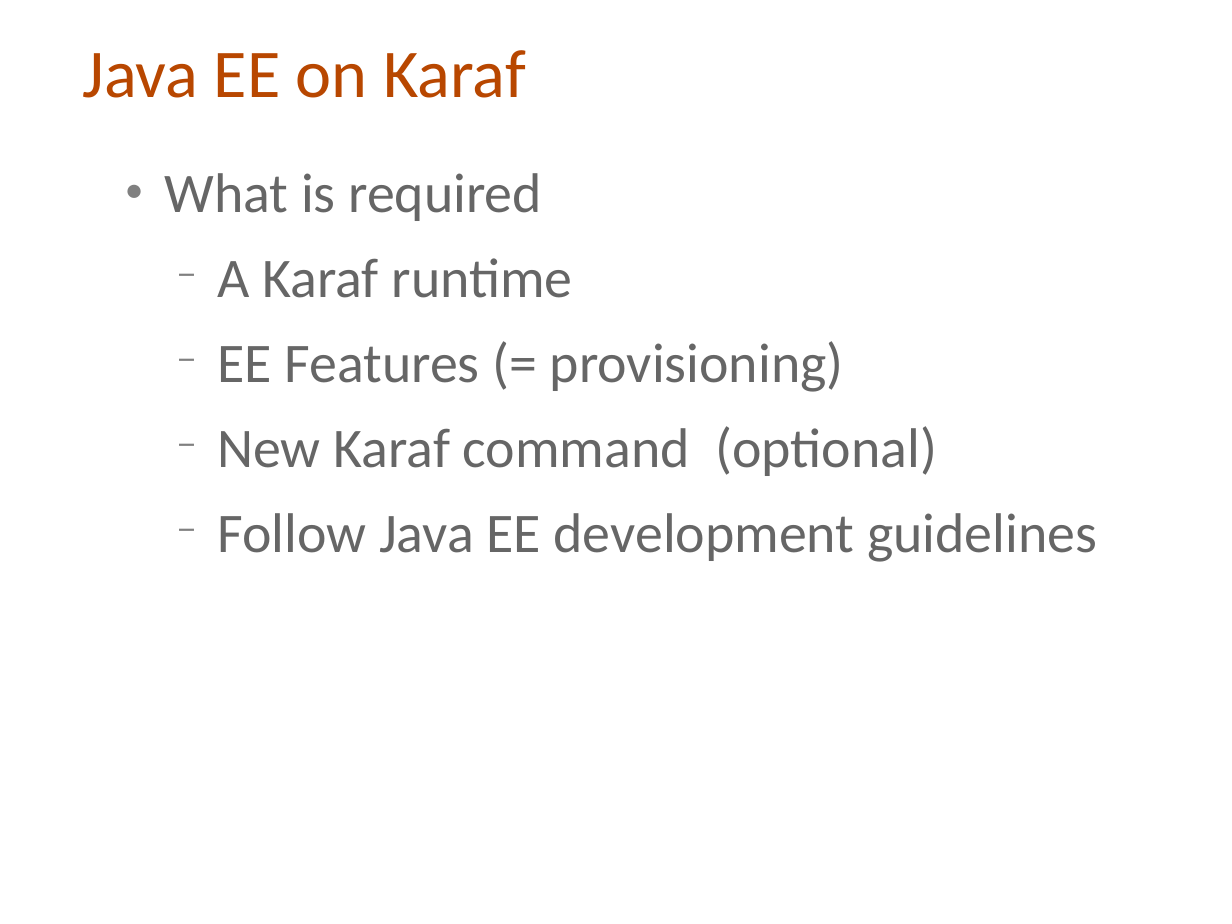
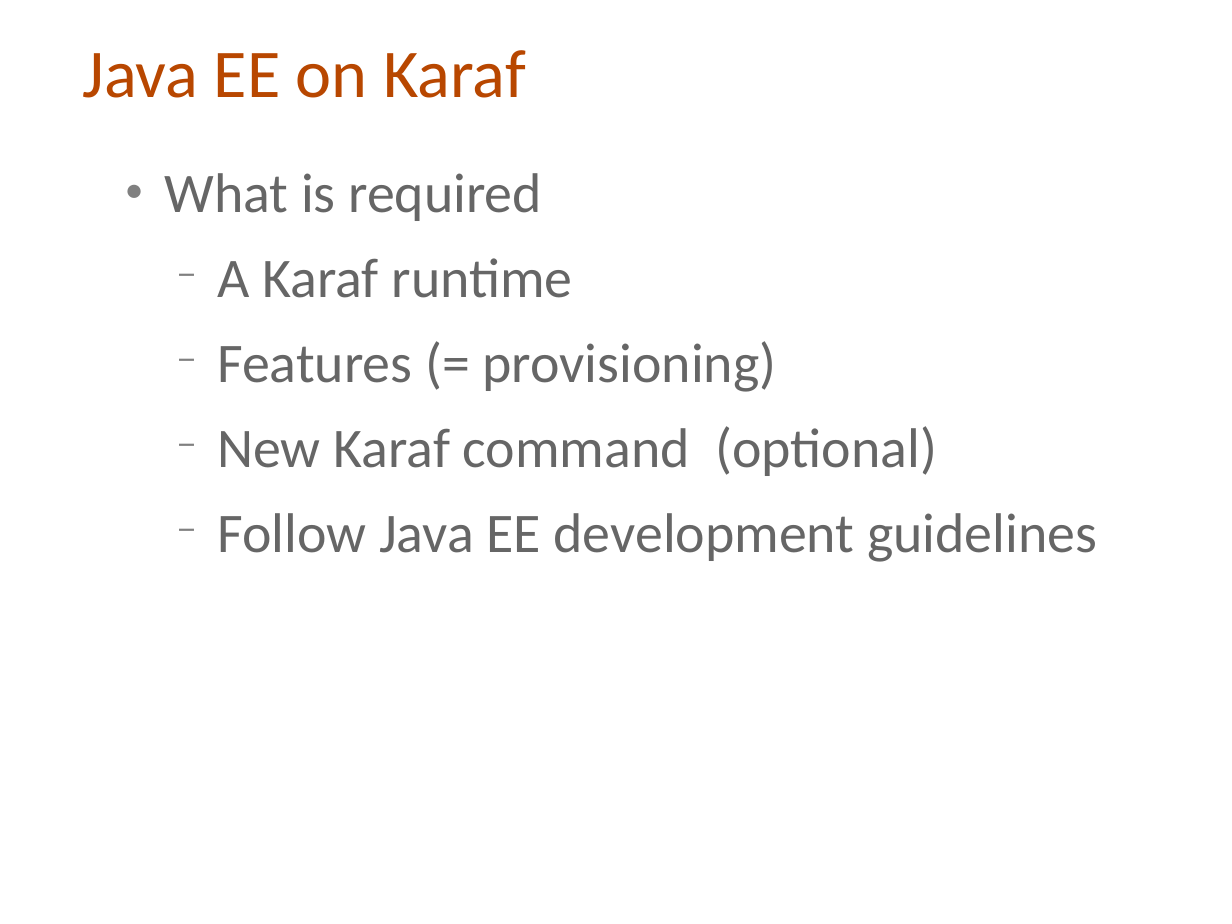
Before and after one commit to cmoulliard/apachecon-2012, a slide deck: slide 41 of karaf-ee-apachecon_eu_2012.odp. Drawn at 1232x924 pixels with LibreOffice and Linux fonts; fonts in the diff are those of the drawing; background and template pictures are left out. Boxes give left, top, right and bottom in pixels: in the first picture for what was removed or moved away, otherwise in the second. Text is boxed around its words. In the diff, an @@ line names an element or a change of style, - is before the commit and + after.

```diff
--- a/karaf-ee-apachecon_eu_2012.odp
+++ b/karaf-ee-apachecon_eu_2012.odp
@@ text at bbox=[217, 341, 777, 392]: text changed @@
-  − EE Features (= provisioning)
+  − Features (= provisioning)
```
Also in this commit, not shown: 2 other slides changed, 1 slide removed, 3 other files.
